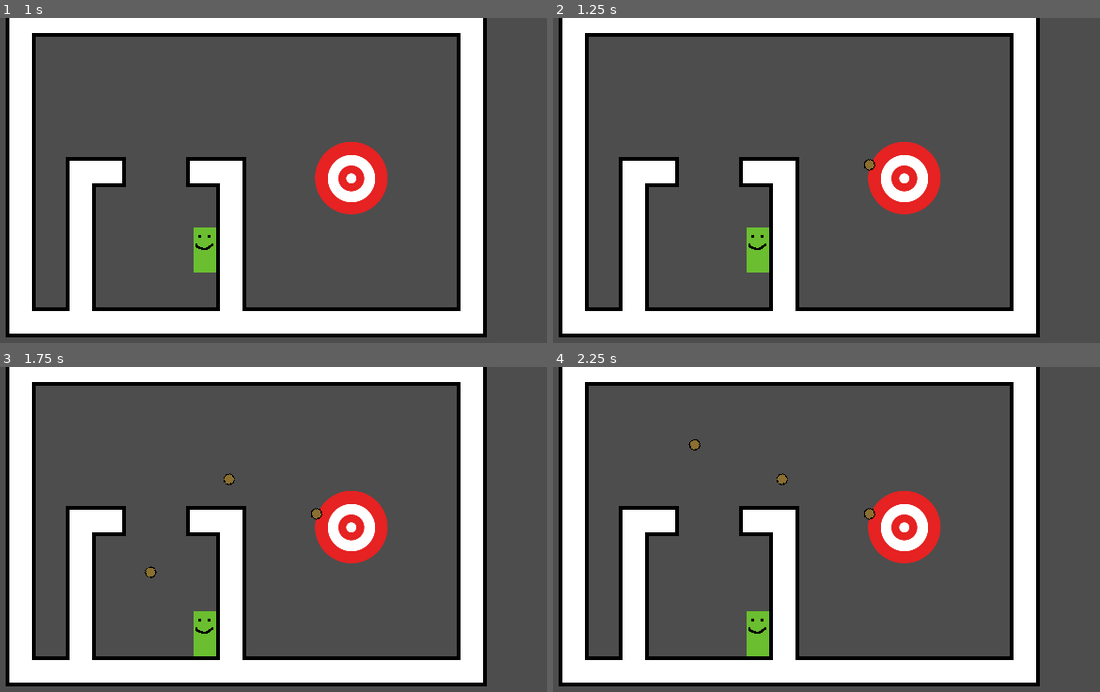
Above: before the commit, frames 1-4 (two rows, left to right).
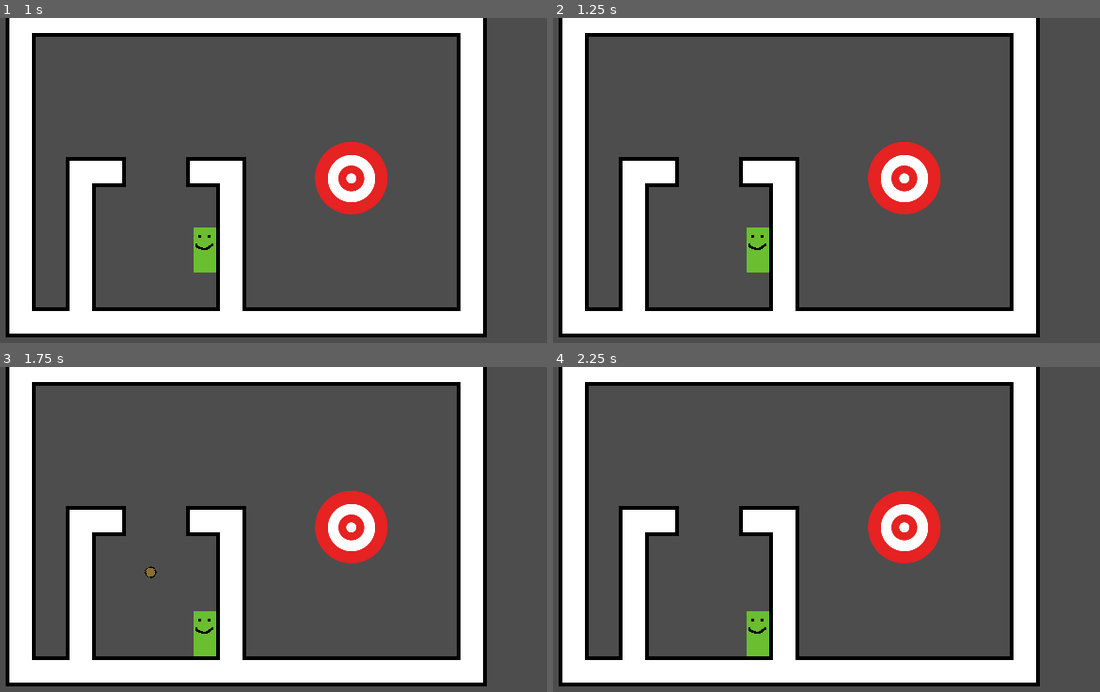
Above: after the commit, the same moments.

Repository: HuskyGameDev/2025f-team5
Game: Godot game, scene res://Game/main.tscn
The game is run twice, just before and just after one commit, with the same random seed, the same clock (stepped at 60 frames per second) and the same inputs.
Inputs (mouse positions are in pixels of both pictures, inside the frame that each line leads up to):
- Up to frame 1 (1 s): tap Space (Dash) at 0.5 s; move the mouse to (377, 170) at 0.52 s; hold D (Right) from 0.53 s (still down); hold Space (Dash) from 0.53 s (still down)
- Up to frame 2 (1.25 s): keep holding D (Right); keep holding Space (Dash)
- Up to frame 3 (1.75 s): move the mouse to (125, 552) at 1.27 s; release D (Right) at 1.28 s; release Space (Dash) at 1.28 s; hold S (Down) from 1.28 s (still down); click (125, 552) at 1.35 s
- Up to frame 4 (2.25 s): move the mouse to (859, 461) at 2.02 s; release S (Down) at 2.03 s; hold D (Right) from 2.03 s (still down); hold Space (Dash) from 2.03 s (still down)

Frame 1 is identical in both runs. In frame 2, less than 0.1% of the frame differs, in the area x 56-59%, y 43-48%; in frame 3, 0.1%; in frame 4, 0.2%, in the area x 24-59%, y 22-48%.

Commit message:
Addition of slime enemy + enemy_base adjustments
Added framework for slime enemy (moves towards player at constant speed and leaves 'slime' trail of stationary bullets) and fixed incorrect variable usage in enemy_base script.

Diff:
--- /dev/null
+++ b/Game/Enemy/enemy_slime.tscn
@@ -0,0 +1,19 @@
+[gd_scene load_steps=4 format=3 uid="uid://dti72b4p2o8dl"]
+
+[ext_resource type="Script" uid="uid://drvifx6ufw2dr" path="res://Scripts/Enemy/enemy_slime.gd" id="1_1dthq"]
+[ext_resource type="Texture2D" uid="uid://c6kitrxlth35m" path="res://Art/Enemy/slimewip.png" id="2_nal8d"]
+
+[sub_resource type="RectangleShape2D" id="RectangleShape2D_543p7"]
+size = Vector2(32, 24)
+
+[node name="EnemySlime" type="CharacterBody2D"]
+script = ExtResource("1_1dthq")
+
+[node name="EnemyCollision" type="CollisionShape2D" parent="."]
+position = Vector2(0, 4)
+shape = SubResource("RectangleShape2D_543p7")
+
+[node name="EnemySprite" type="Sprite2D" parent="."]
+texture = ExtResource("2_nal8d")
+
+[node name="Cooldown" type="Timer" parent="."]
--- a/Scripts/Enemy/enemy_base.gd
+++ b/Scripts/Enemy/enemy_base.gd
@@ -16,18 +16,13 @@
 	bullet_instance.position = position
 	bullet_instance.fire()
 
-
-	# Called on instantiation to set the visual sprite of the enemy
-func set_sprite(sprite: Sprite2D) -> void:
-	$EnemySprite.texture = sprite
-
 	# Called on instantiation to set the attack speed of the enemy
 func set_cooldown(time: float) -> void:
-	$Cooldown.wait_time = time
+	$Cooldown.wait_time = firerate
 
 	# Creates and returns a new enemy instance
 @warning_ignore("shadowed_variable")
-static func new_enemy(_sprite: Sprite2D = null, health: float = 5.0, speed: int = 200, firerate: float = 0.5, damage: float = 1.0, shot_speed: int = 200, bullet_lifetime: float = 2.0) -> CharacterBody2D:
+static func new_enemy(health: float = 5.0, speed: int = 200, firerate: float = 2.0, damage: float = 1.0, shot_speed: int = 200, bullet_lifetime: float = 2.0) -> CharacterBody2D:
 	var enemy_instance = enemy_scene.instantiate()
 	enemy_instance.health = health
 	enemy_instance.speed = speed
@@ -35,12 +30,8 @@
 	enemy_instance.shot_speed = shot_speed
 	enemy_instance.bullet_lifetime = bullet_lifetime
 	enemy_instance.damage = damage
-	# enemy_instance.set_sprite(sprite)	# This will not work as Sprite2D cannot be a String
 	enemy_instance.set_cooldown(firerate)
 	return enemy_instance
-
-func _ready() -> void:
-	set_cooldown(firerate)
 
 func death() -> void:
 	queue_free()
--- /dev/null
+++ b/Scripts/Enemy/enemy_slime.gd
@@ -0,0 +1,18 @@
+class_name EnemySlime extends EnemyBase
+
+@warning_ignore("shadowed_variable")
+static func new_enemy_slime(health: float = 5.0, speed: int = 100, firerate: float = 2.0, damage: float = 1.0, shot_speed: int = 0, bullet_lifetime: float = 5.0) -> CharacterBody2D:
+	return new_enemy(health, speed, firerate, damage, shot_speed, bullet_lifetime)
+
+func find_player() -> Vector2:
+	var player = get_tree().get_nodes_in_group("player")
+	if len(player) > 0:
+		return player[0].global_position
+	else:
+		return Vector2(0,0)
+
+
+func _physics_process(delta: float) -> void:
+	var direction = find_player() - global_position
+	velocity = direction * speed
+	move_and_slide()
Binary file added: Art/Enemy/slimewip.png
Not shown, added: Art/Enemy/slimewip.png.import
Not shown, added: Scripts/Enemy/enemy_slime.gd.uid
